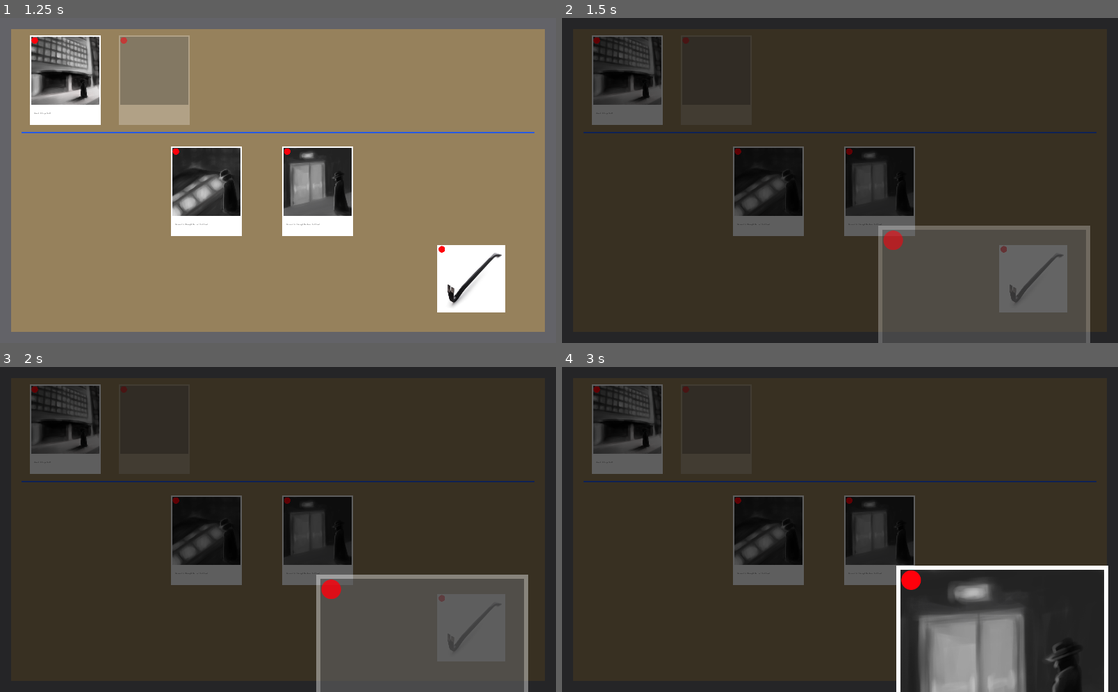
Above: before the commit, frames 1-4 (two rows, left to right).
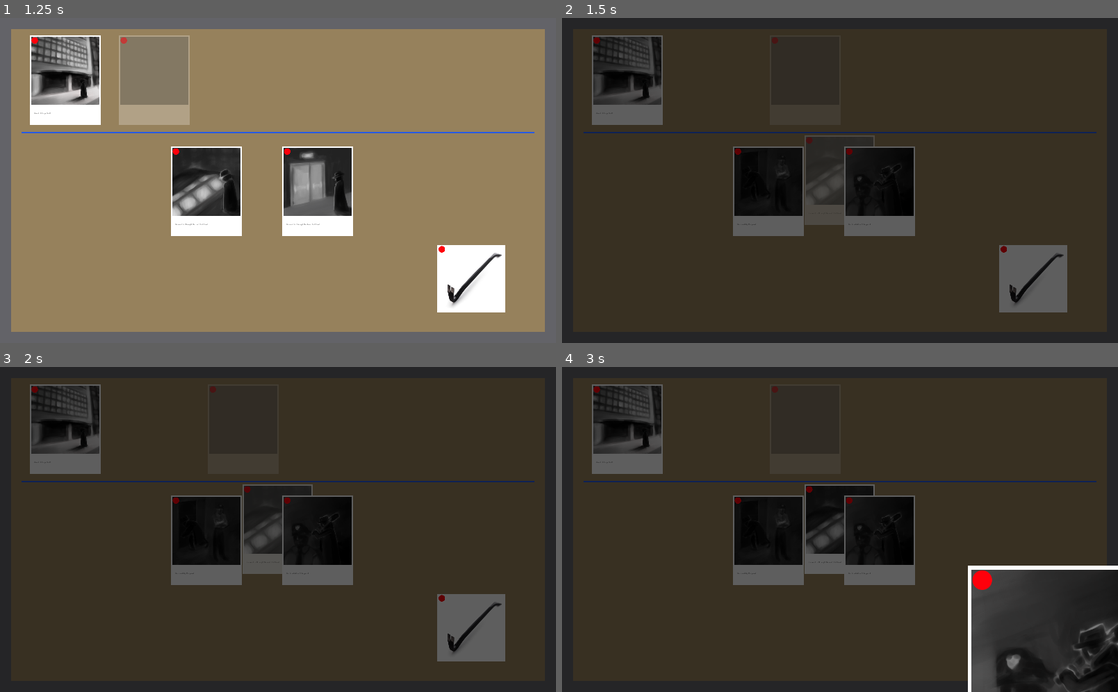
Above: after the commit, the same moments.

Repository: IanWark/VGADGameJamWinter2019
Game: Godot game, scene res://scenes/game_screen.tscn
The game is run twice, just before and just after one commit, with the same random seed, the same clock (stepped at 60 frames per second) and the same inputs.
Inputs (mouse positions are in pixels of both pictures, inside the frame that each line leads up to):
- Up to frame 1 (1.25 s): tap Enter at 0.5 s; move the mouse to (66, 79) at 0.52 s; press the mouse at (66, 79) at 0.53 s
- Up to frame 2 (1.5 s): tap Space at 1.25 s; move the mouse to (717, 79) at 1.27 s; release the mouse at (717, 79) at 1.28 s; right-click (717, 79) at 1.35 s
- Up to frame 3 (2 s): no input
- Up to frame 4 (3 s): tap Enter at 2 s; move the mouse to (767, 539) at 2.02 s; press the mouse at (767, 539) at 2.03 s; tap Space at 2.75 s; move the mouse to (878, 539) at 2.77 s; release the mouse at (878, 539) at 2.78 s; right-click (878, 539) at 2.85 s

Frame 1 is identical in both runs. In frame 2, 14% of the frame differs, in the area x 21-95%, y 5-100%; in frame 3, 14%; in frame 4, 11%.
Error before the commit: Invalid call. Nonexistent function 'get_event_type' in base 'Sprite'. (res://scripts/events/event_0_jam.gd:30)
Error after the commit: Attempt to call function 'hide' in base 'null instance' on a null instance. (res://scripts/events/event_1_unknown.gd:34)

Commit message:
fix crash when event overlaps clue

Diff:
--- a/scripts/event.gd
+++ b/scripts/event.gd
@@ -1,5 +1,6 @@
 extends "res://scripts/draggable.gd"
 
+const EVENT = "event"
 const EVENT_UNKNOWN = "event_unknown"
 
 var locked_event = false
@@ -9,10 +10,10 @@
 
 # This is so we can check if an object is a clue
 func get_class():
-	return "event"
+	return EVENT
 
 func get_event_type():
-	return "event"
+	return EVENT
 
 func _process(delta):
 	view_item_check()
@@ -27,7 +28,7 @@
 	var overlapping = area.get_overlapping_areas()
 	for area in overlapping:
 		var area_parent = area.get_parent()
-		if area_parent.get_event_type() == EVENT_UNKNOWN:
+		if area_parent.get_class() == EVENT && area_parent.get_event_type() == EVENT_UNKNOWN:
 			print(area_parent.submit(self))
 			if area_parent.submit(self):
 				# Success
